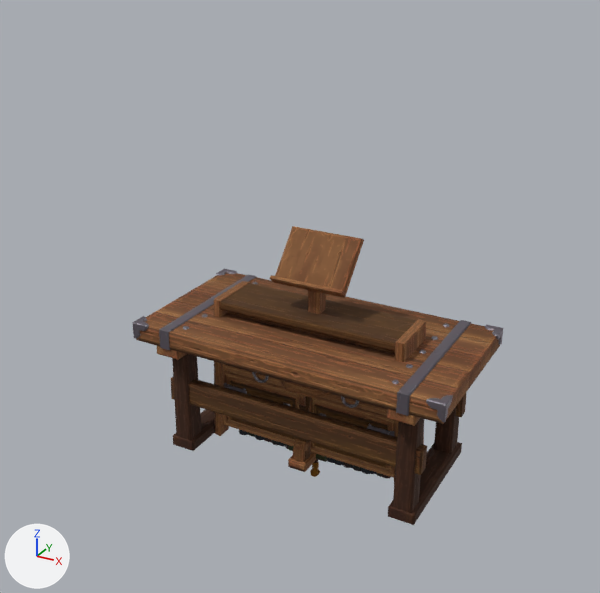
The glTF model apps/world/public/models/lib/fantasy-props.glb, before and after one commit.
Before and after are seen from a 50 mm camera at (2.12, -4.06, 3.09) aimed at (-0.01, -0.2, 1.16). The axes (+X, +Y, +Z) are drawn at lower left. The lights are the same throughout. The picture after the commit comes second. Where no turn or scale is listed for an object, it has been applied to the vertices.

Names of what the first picture shows: 'BookStand', 'Cabinet', 'Workbench' and 6 more.
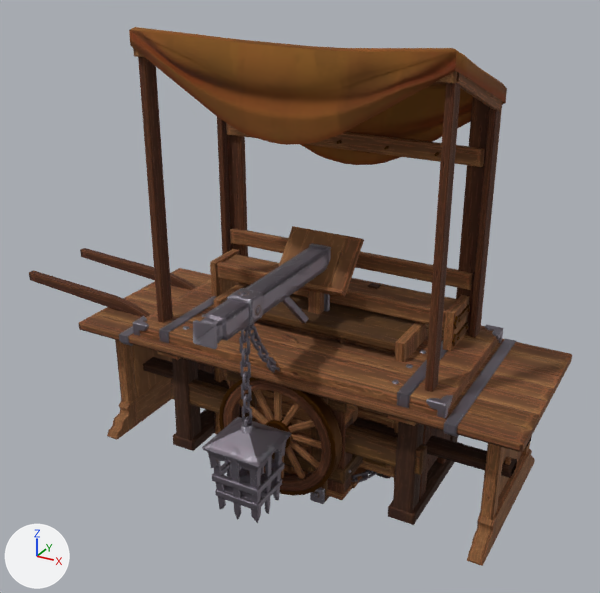
The edits, one by one:
Picture 'T_Trim_Cloth_Normal' (img_t_trim_cloth_normal) is new.
Picture 'T_Trim_Cloth_ORM' (img_t_trim_cloth_orm) is new.
Picture 'T_Trim_Cloth_BaseColor' (img_t_trim_cloth_basecolor) is new.
Material 'MI_Trim_Cloth' (mat_mi_trim_cloth) is new.
Uses the picture img_t_trim_cloth_basecolor.
Uses the picture img_t_trim_cloth_normal.
Uses the picture img_t_trim_cloth_orm.
Mesh me_cube_180 is new.
It has 324 vertices, 496 faces and spans x -0.29..0.29, y -0.274..0.274, z -0.562..0.562.
Faces by material slot: [364, 132].
It uses material mat_mi_trim_furniture_001.
It uses material mat_mi_trim_metal.
Mesh me_cube_084 is new.
It has 538 vertices, 986 faces and spans x -1.42..1.42, y -0.55..0.55, z -0.41..0.41.
Faces by material slot: [946, 40].
It uses material mat_mi_trim_furniture_001.
It uses material mat_mi_trim_metal.
Mesh me_cylinder_094 is new.
It has 2342 vertices, 3936 faces and spans x -1.51..1.51, y -0.53..0.53, z -1.32..1.32.
Faces by material slot: [2218, 1294, 424].
It uses material mat_mi_trim_metal.
It uses material mat_mi_trim_furniture_001.
It uses material mat_mi_trim_cloth.
Mesh me_cube_018 is new.
It has 1604 vertices, 2822 faces and spans x -0.179..0.179, y -0.651..0.651, z -0.669..0.669.
It uses material mat_mi_trim_metal_001.
Mesh me_cube_017 is new.
It has 1056 vertices, 1576 faces and spans x -0.421..0.421, y -0.454..0.454, z -0.465..0.465.
Faces by material slot: [328, 1248].
It uses material mat_mi_trim_furniture_001.
It uses material mat_mi_trim_metal.
Mesh me_cylinder_002 is new.
It has 1872 vertices, 3744 faces and spans x -0.535..0.535, y -0.454..0.454, z -0.044..0.044.
It uses material mat_mi_trim_metal.
Object 'Chair_1' (ob_chair_1) is new; it shows me_cube_180.
Its location is (0.0, 0.017, 0.559).
Object 'Table_Large' (ob_table_large) is new; it shows me_cube_084.
Its location is (0.0, -0.006, 0.408).
Object 'Stall_Cart_Empty' (ob_stall_cart_empty) is new; it shows me_cylinder_094.
Its location is (-0.597, 0.0, 1.312).
Object 'Lantern_Wall' (ob_lantern_wall) is new; it shows me_cube_018.
Its location is (0.0, -0.6, 0.75).
Object 'Crate_Wooden' (ob_crate_wooden) is new; it shows me_cube_017.
Its location is (-0.005, 0.0, 0.413).
Object 'Chain_Coil' (ob_chain_coil) is new; it shows me_cylinder_002.
Its location is (-0.047, -0.047, 0.048).

Where the change shows, as pixel boxes (x1, y1, x2, y2) in the pictures (600 x 593 px):
'Stall_Cart_Empty', added (brown)
    after: (29, 27, 507, 500)
    faces in mat_mi_trim_furniture_001: (29, 48, 502, 500)
    faces in mat_mi_trim_cloth: (129, 27, 507, 165)
    faces in mat_mi_trim_metal: (210, 140, 470, 496)
'Table_Large', added (brown)
    after: (79, 268, 572, 566)
    faces in mat_mi_trim_furniture_001: (79, 268, 572, 566)
    faces in mat_mi_trim_metal: (119, 326, 516, 437)
'Lantern_Wall', added
    after: (193, 243, 331, 523)
'Crate_Wooden', added
    after: (227, 371, 367, 504)
    faces in mat_mi_trim_furniture_001: (227, 371, 367, 501)
    faces in mat_mi_trim_metal: (310, 470, 351, 504)
'Chain_Coil', added (mostly hidden)
    after: (225, 460, 377, 482)
'Chair_1', added (mostly hidden)
    after: (368, 283, 381, 289)
